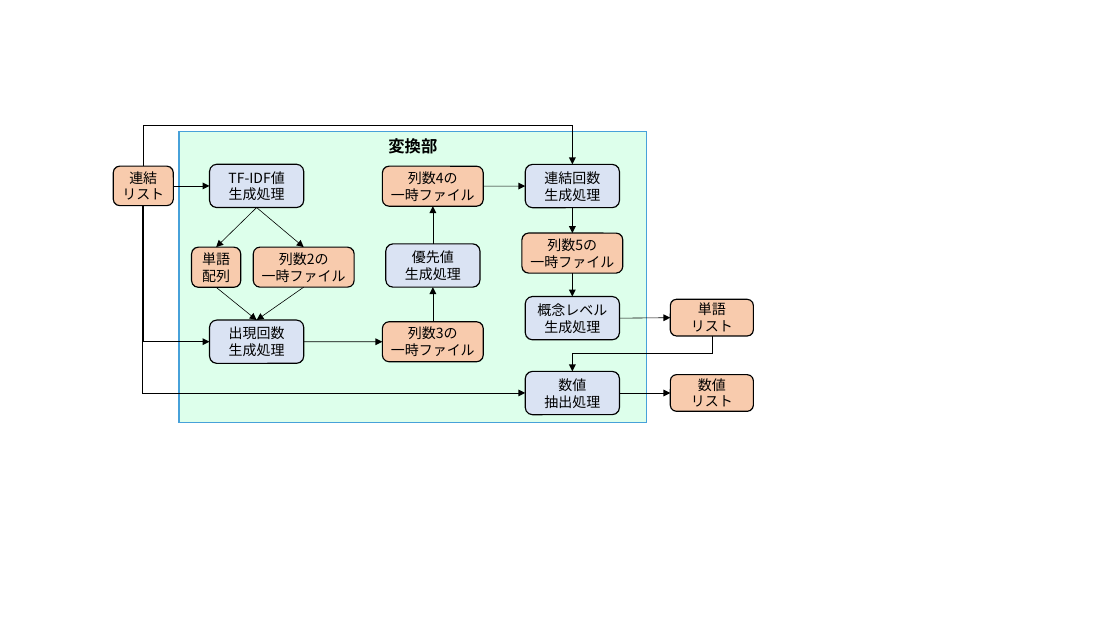
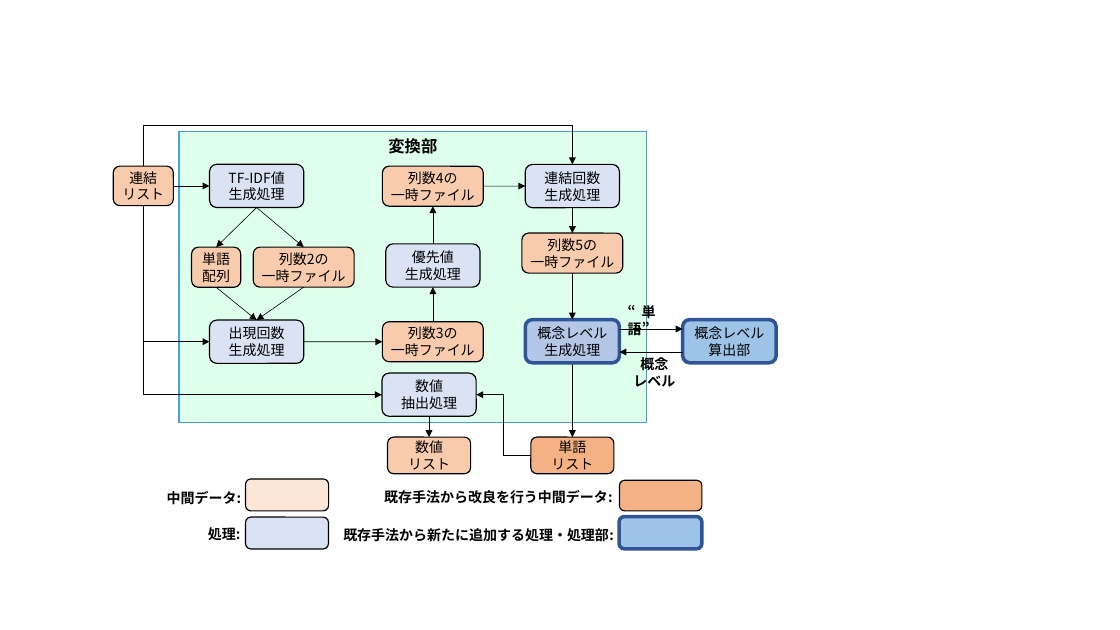
Before and after one commit to sugaken0528/masterPaper, a slide deck: slide 2 of image/sozai.pptx. Drawn at 1120x630 pixels with LibreOffice and Linux fonts; fonts in the diff are those of the drawing. Boxes give left, top, right and bottom in pixels: in the first picture for what was removed or moved away, otherwise in the second. Text is boxed around its words. In the diff, an @@ line names an element or a change of style, - is before the commit and + after.

Commit message:
インスタンス変数定義生成処理を書き終えた

```diff
--- a/image/sozai.pptx
+++ b/image/sozai.pptx
@@ elbow arrow moved from (143, 206) - (525, 393) to (144, 206) - (382, 395) @@
@@ arrow moved from (572, 273) - (572, 297) to (572, 273) - (572, 319) @@
@@ rounded rectangle "概念レベル": place and size @@
-rounded rectangle "概念レベル" at bbox=[525, 297, 619, 340]
+rounded rectangle "概念レベル" at bbox=[525, 319, 619, 363]
@@ rounded rectangle "概念レベル" at bbox=[525, 319, 619, 363]: fill #DAE3F3 to #B4C7E7; outline #000000 1 pt to #2F5597 3 pt @@
@@ arrow moved from (619, 318) - (670, 318) to (619, 329) - (683, 329) @@
@@ text added at bbox=[628, 303, 656, 338], 12 pt, text #000000, bold @@
+“単語”
@@ rounded rectangle added at bbox=[683, 319, 776, 363], fill #9DC3E6, outline #2F5597 3 pt, 12 pt, text #000000 @@
+概念レベル算出部
@@ arrow moved from (619, 393) - (670, 393) to (683, 352) - (619, 352) @@
@@ text added at bbox=[633, 356, 675, 391], 12 pt, text #000000, bold @@
+概念
+レベル
@@ rounded rectangle "数値": place and size @@
-rounded rectangle "数値" at bbox=[525, 371, 619, 415]
+rounded rectangle "数値" at bbox=[382, 373, 476, 417]
@@ arrow added from (572, 363) to (572, 437), #000000 0.5 pt @@
@@ arrow added from (429, 417) to (429, 437), #000000 0.5 pt @@
@@ elbow arrow moved from (712, 336) - (572, 371) to (531, 455) - (476, 395) @@
@@ rounded rectangle "数値": place and size @@
-rounded rectangle "数値" at bbox=[670, 375, 754, 412]
+rounded rectangle "数値" at bbox=[387, 437, 471, 474]
@@ rounded rectangle "単語": place and size @@
-rounded rectangle "単語" at bbox=[670, 299, 754, 336]
+rounded rectangle "単語" at bbox=[531, 437, 614, 474]
@@ rounded rectangle "単語" at bbox=[531, 437, 614, 474]: fill #F8CBAD to #F4B183 @@
@@ rounded rectangle added at bbox=[245, 479, 329, 511], fill #FBE5D6, outline #000000 1 pt @@
@@ text added at bbox=[167, 491, 242, 505], 12 pt, text #000000, bold @@
+中間データ:
@@ text added at bbox=[384, 490, 613, 504], 12 pt, text #000000, bold @@
+既存手法から改良を行う中間データ:
@@ rounded rectangle added at bbox=[620, 481, 702, 511], fill #F4B183, outline #000000 1 pt @@
@@ text added at bbox=[208, 527, 241, 540], 12 pt, text #000000, bold @@
+処理:
@@ rounded rectangle added at bbox=[245, 518, 329, 549], fill #DAE3F3, outline #000000 1 pt @@
@@ text added at bbox=[343, 528, 614, 542], 12 pt, text #000000, bold @@
+既存手法から新たに追加する処理・処理部:
@@ rounded rectangle added at bbox=[619, 517, 702, 549], fill #9DC3E6, outline #2F5597 3 pt @@
```
Also in this commit, not shown: 2 other slides changed, 1 slide added, 5 other files.
